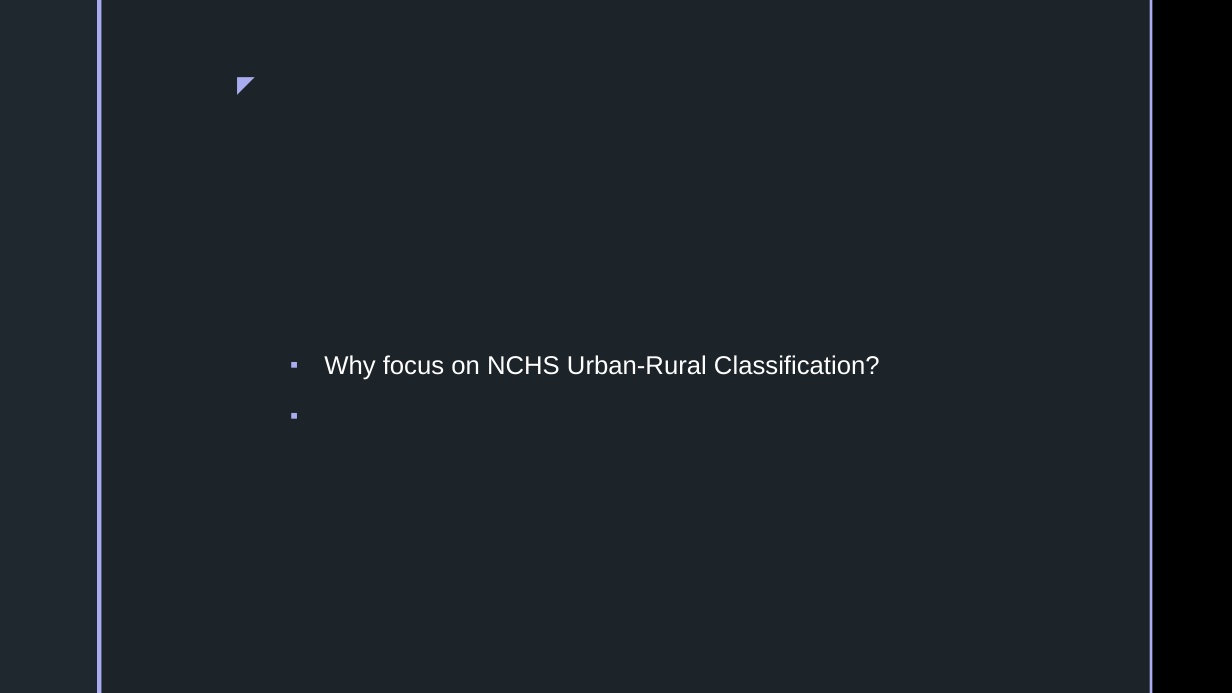
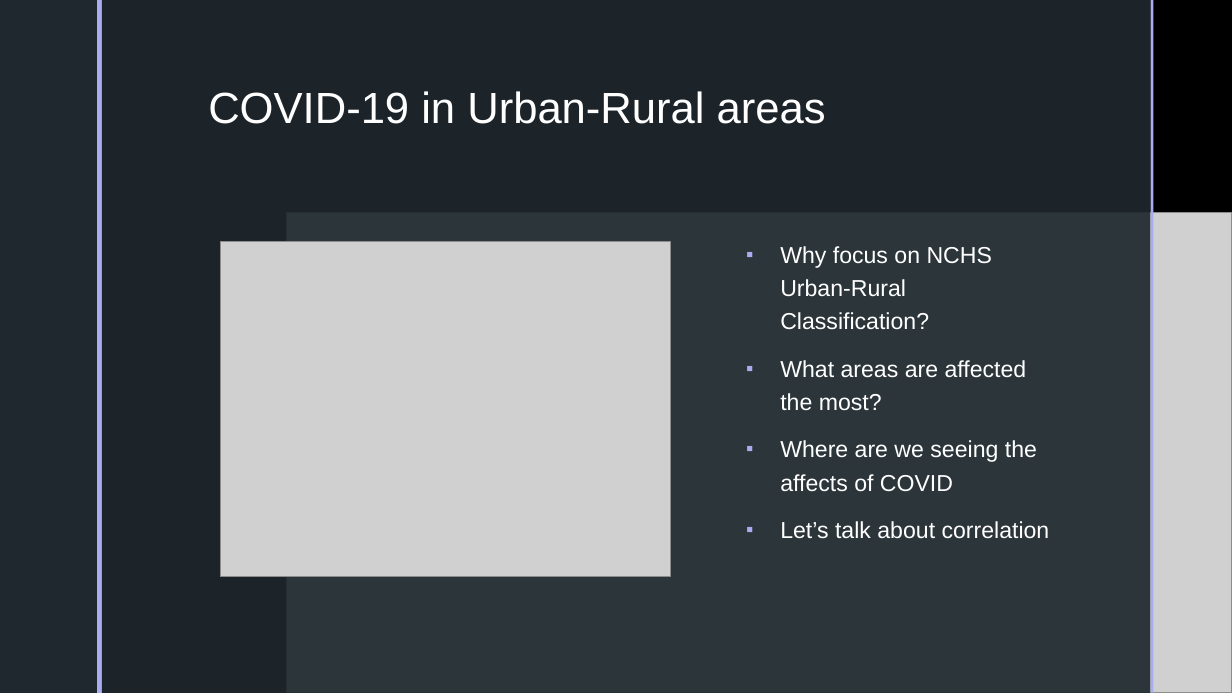
Before and after one commit to inkosi-codes/Covid-19-and-Low-Income-Communities, a slide deck: slide 14 of docs/Presentation/Power-Point.pptx. Drawn at 1232x693 pixels with LibreOffice and Linux fonts; fonts in the diff are those of the drawing; grey boxes stand for pictures; background and template pictures are left out. Boxes give left, top, right and bottom in pixels: in the first picture for what was removed or moved away, otherwise in the second. Text is boxed around its words. In the diff, an @@ line names an element or a change of style, - is before the commit and + after.

```diff
--- a/docs/Presentation/Power-Point.pptx
+++ b/docs/Presentation/Power-Point.pptx
@@ rectangle added at (0,0,1232,693), fill #000000 @@
@@ rectangle added at (102,0,1151,693), fill #1F282E at 92% opacity @@
@@ rectangle added at (1151,0,1153,693), fill #A9ACEE @@
@@ text removed at (222,65,263,102) @@
-◤
@@ title added at (208,91,826,124), 34 pt, text #FFFFFF @@
+COVID-19 in Urban-Rural areas
@@ text "Why focus on NCHS Urban-Rural ...": place and size @@
-text "Why focus on NCHS Urban-Rural ..." at (324,355,880,380)
+text "Why focus on NCHS Urban-Rural ..." at (780,246,1050,539)
@@ picture added at (287,213,1232,693) @@
@@ picture added at (221,241,671,577) @@
@@ text at (780,246,992,330): size 20 to 18 pt in "Why focus on NCHS Urban-Rural Classification?" @@
@@ text at (780,360,1050,539): paragraphs added @@
+▪ What areas are affected the most?
+▪ Where are we seeing the affects of COVID
+▪ Let’s talk about correlation
```
Also in this commit, not shown: 1 other slide changed, 7 other files.
